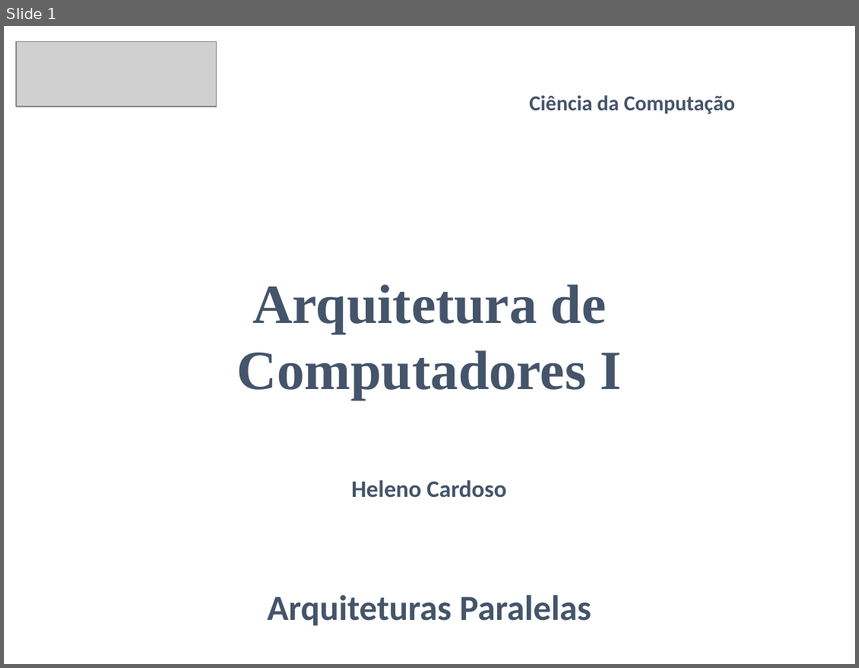
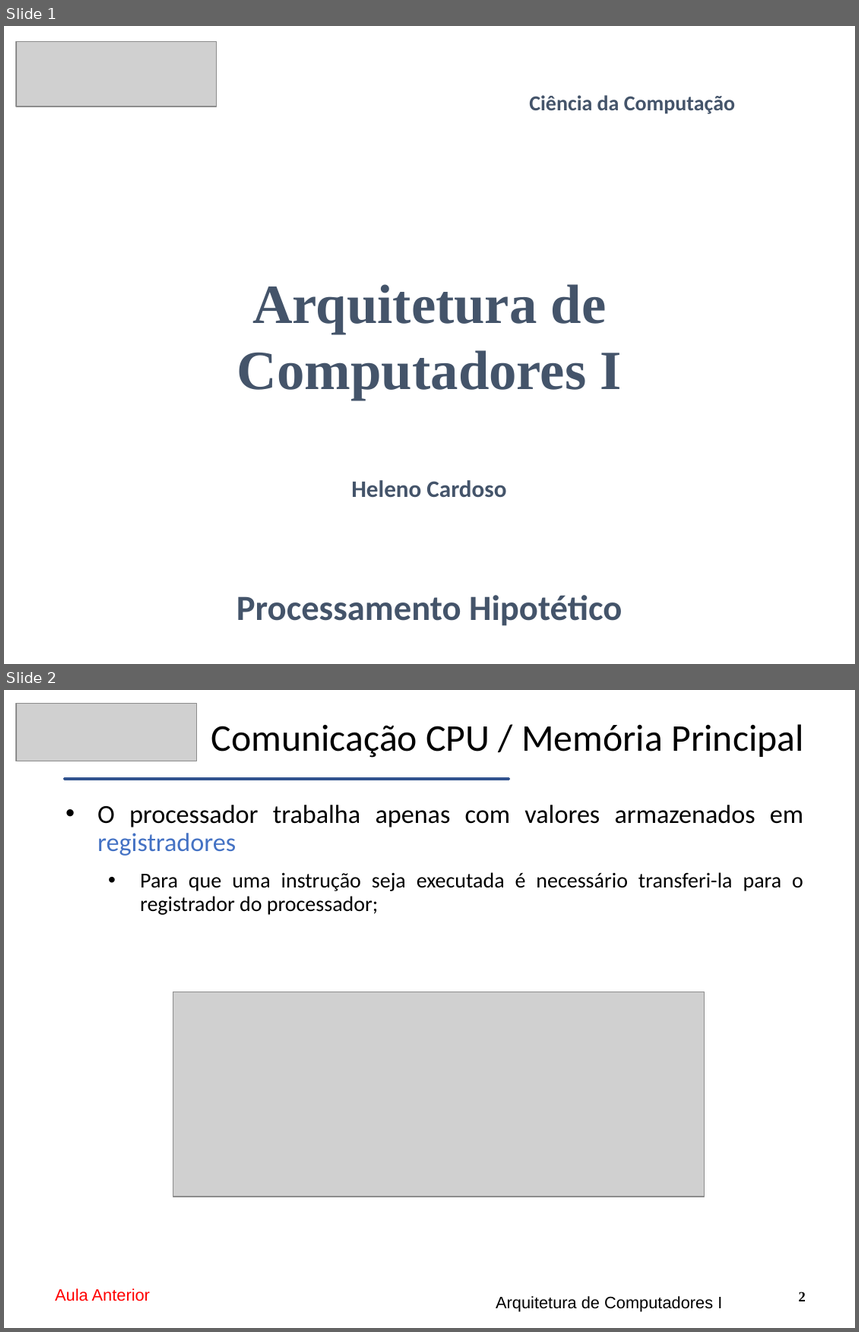
Before and after one commit to CloudEducationBrazil/WydenArquiteturaComputadores, a slide deck: 01 Classes/Aula10 - Arquitetura.pptx. Shown one above the other, each under a label of ours: slide 1 before the commit, slides 1 and 2 after it. The pictures are 859x668 and 859x1332 pixels, drawn with LibreOffice and Linux fonts; fonts in the diff are those of the drawing; grey boxes stand for pictures. Boxes give left, top, right and bottom in pixels: in the first picture for what was removed or moved away, otherwise in the second. Text is boxed around its words. In the diff, an @@ line names an element or a change of style, - is before the commit and + after.

Commit message:
planejamento das aulas arquit. comp. 23032023

```diff
--- a/01 Classes/Aula10 - Arquitetura.pptx
+++ b/01 Classes/Aula10 - Arquitetura.pptx
@@ slide 2 added at (4,690,855,1328), background #FFFFFF @@
@@ picture added at (16,704,196,761) @@
@@ title added at (211,724,804,758), 32 pt, text #000000 @@
+Comunicação CPU / Memória Principal
@@ math minus added at (4,777,590,781), fill #4472C4, outline #31538F 2 pt @@
@@ text added at (97,805,804,915), 18 pt, text #000000 @@
+• O processador trabalha apenas com valores armazenados em registradores
+  • Para que uma instrução seja executada é necessário transferi-la para o registrador do processador;
@@ picture added at (173,992,705,1196) @@
@@ text added at (55,1289,150,1302), 14 pt, text #FF0000 @@
+Aula Anterior
@@ text added at (496,1296,722,1312), 14 pt, text #000000 @@
+Arquitetura de Computadores I
@@ page number added at (799,1292,806,1302), 12 pt, text #000000, bold @@
+2
@@ slide 1 changed as well @@
@@ text at (237,595,622,626): text changed @@
-Arquiteturas Paralelas
+Processamento Hipotético
```
Also in this commit, not shown: 17 other slides changed, 43 other slides added, 21 slides removed, 12 other files.
